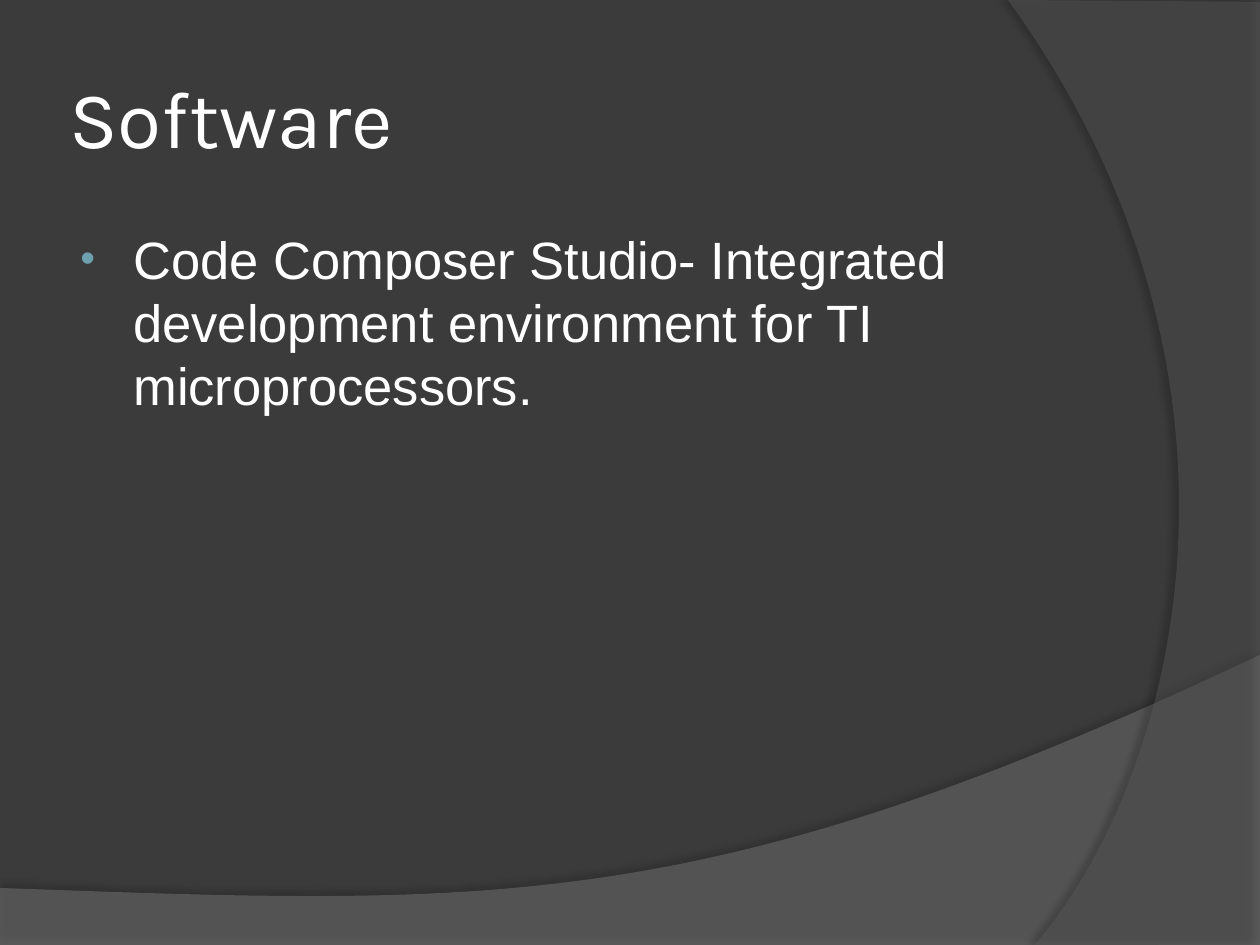
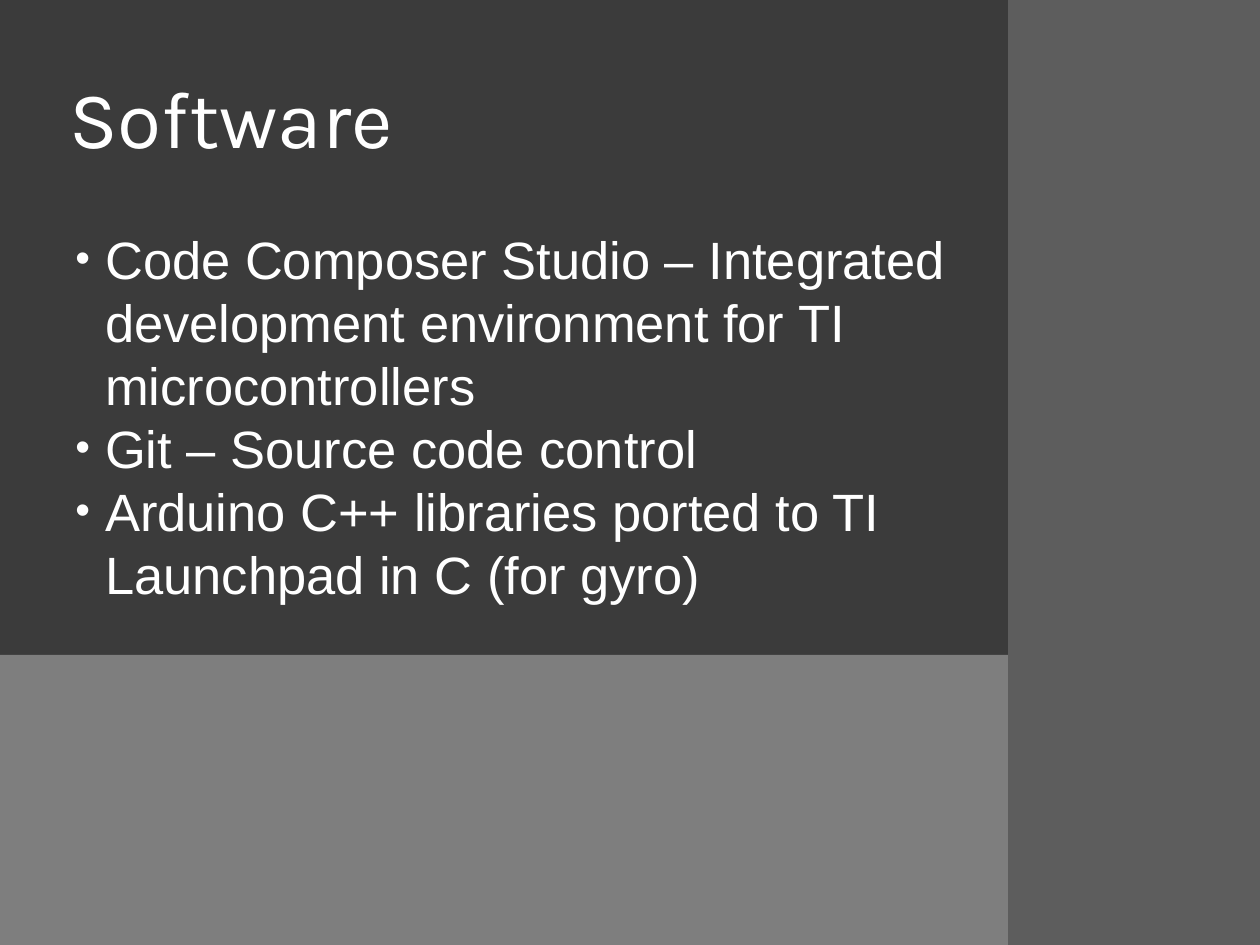
Before and after one commit to bkzshabbaz/EADAS, a slide deck: slide 8 of EADAS.pptx (slide 5 before the commit). Drawn at 1260x945 pixels with LibreOffice and Linux fonts; fonts in the diff are those of the drawing. Boxes give left, top, right and bottom in pixels: in the first picture for what was removed or moved away, otherwise in the second. Text is boxed around its words. In the diff, an @@ line names an element or a change of style, - is before the commit and + after.

```diff
--- a/EADAS.pptx
+++ b/EADAS.pptx
@@ freeform shape removed at (1008, 0, 1260, 945) @@
@@ rectangle added at (1008, 0, 1260, 945), fill #5D5D5D @@
@@ text at (105, 241, 945, 605): text changed @@
-• Code Composer Studio- Integrated development environment for TI microprocessors.
+• Code Composer Studio – Integrated development environment for TI microcontrollers
+• Git – Source code control
+• Arduino C++ libraries ported to TI Launchpad in C (for gyro)
@@ freeform shape removed at (0, 655, 1260, 945) @@
@@ rectangle added at (0, 655, 1260, 945), fill #7E7E7E @@
```
Also in this commit, not shown: 2 other slides changed, 8 slides added, 3 slides removed.
